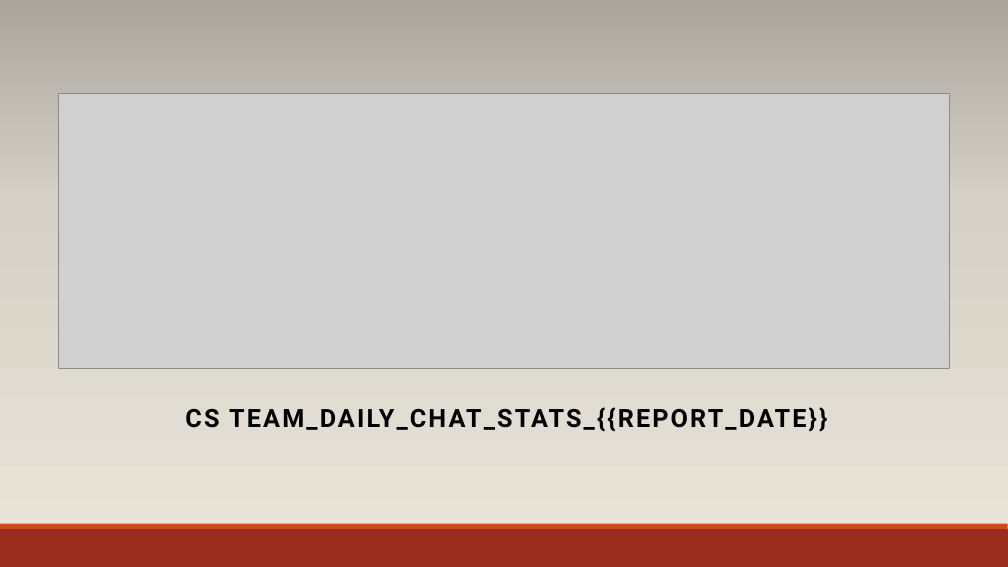
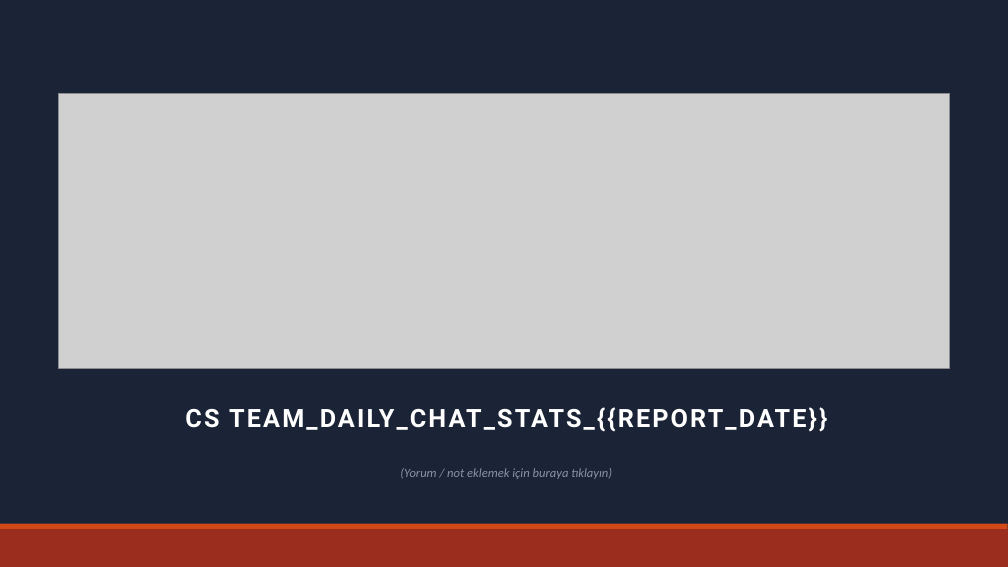
Before and after one commit to erhanbs70/poligon-chat-analyzer, a slide deck: slide 1 of pptx-report/template.pptx. Drawn at 1008x567 pixels with LibreOffice and Linux fonts; fonts in the diff are those of the drawing; grey boxes stand for pictures. Boxes give left, top, right and bottom in pixels: in the first picture for what was removed or moved away, otherwise in the second. Text is boxed around its words. In the diff, an @@ line names an element or a change of style, - is before the commit and + after.

```diff
--- a/pptx-report/template.pptx
+++ b/pptx-report/template.pptx
@@ background gradient #EBE6DA to #D5D1C6 to #AAA79F to #1B2436 @@
@@ subtitle "CS TEAM_DAILY_CHAT_STATS_{{REPORT_DATE}}" at (x1=185, y1=407, x2=827, y2=432): text colour #000000 to #FFFFFF @@
@@ text added at (x1=400, y1=468, x2=612, y2=479), 12 pt, text #8A93A6, italic @@
+(Yorum / not eklemek için buraya tıklayın)
```
Also in this commit, not shown: 1 other file.
